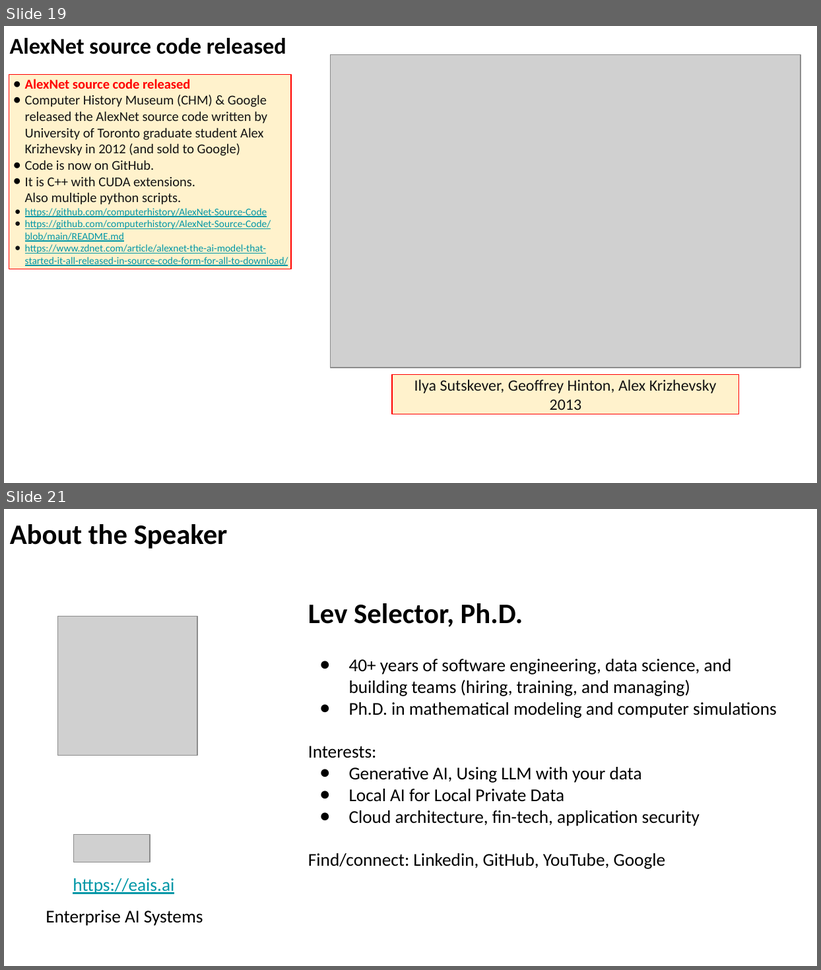
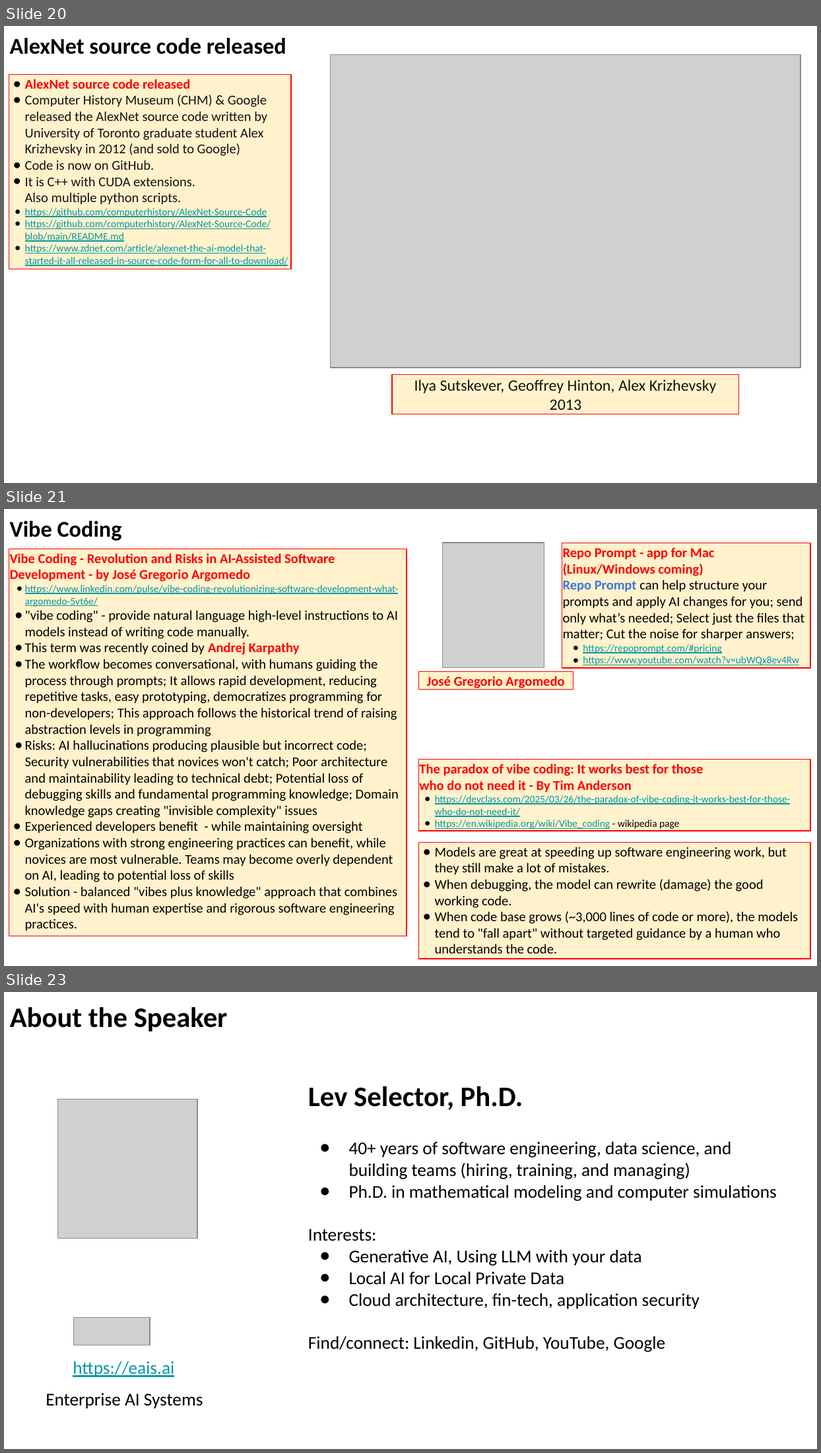
Before and after one commit to lselector/seminar, a slide deck: 2025/2025-03-28-AI-Updates.pptx. Shown one above the other, each under a label of ours: slides 19 and 21 before the commit, slides 20, 21 and 23 after it; the slides between them are not shown. The pictures are 821x970 and 821x1453 pixels, drawn with LibreOffice and Linux fonts; fonts in the diff are those of the drawing; grey boxes stand for pictures. Boxes give left, top, right and bottom in pixels: in the first picture for what was removed or moved away, otherwise in the second. Text is boxed around its words. In the diff, an @@ line names an element or a change of style, - is before the commit and + after.

```diff
--- a/2025/2025-03-28-AI-Updates.pptx
+++ b/2025/2025-03-28-AI-Updates.pptx
@@ slide 21 added at [4, 509, 817, 966], background #FFFFFF @@
@@ text added at [10, 521, 122, 541], 20 pt, text #000000, bold @@
+Vibe Coding
@@ picture added at [442, 543, 544, 667] @@
@@ rectangle added at [562, 543, 811, 668], fill #FFF2CC, outline #FF0000 0.75 pt, 12 pt, text #000000 @@
+Repo Prompt - app for Mac (Linux/Windows coming)
+Repo Prompt can help structure your prompts and apply AI changes for you; send only what’s needed; Select just the files that matter; Cut the noise for sharper answers;
+● https://repoprompt.com/#pricing
+● https://www.youtube.com/watch?v=ubWQx8ev4Rw
@@ rectangle added at [9, 549, 407, 937], fill #FFF2CC, outline #FF0000 0.75 pt, 12 pt, text #000000 @@
+Vibe Coding - Revolution and Risks in AI-Assisted Software Development - by José Gregorio Argomedo
+● https://www.linkedin.com/pulse/vibe-coding-revolutionizing-software-development-what-argomedo-5vt6e/
+● "vibe coding" - provide natural language high-level instructions to AI models instead of writing code manually.
+● This term was recently coined by Andrej Karpathy
+● The workflow becomes conversational, with humans guiding the process through prompts; It allows rapid development, reducing repetitive tasks, easy prototyping, democratizes programming for non-developers; This approach follows the historical trend of raising abstraction levels in programming
+● Risks: AI hallucinations producing plausible but incorrect code; Security vulnerabilities that novices won't catch; Poor architecture and maintainability leading to technical debt; Potential loss of debugging skills and fundamental programming knowledge; Domain knowledge gaps creating "invisible complexity" issues
+● Experienced developers benefit - while maintaining oversight
+● Organizations with strong engineering practices can benefit, while novices are most vulnerable. Teams may become overly dependent on AI, leading to potential loss of skills
+● Solution - balanced "vibes plus knowledge" approach that combines AI's speed with human expertise and rigorous software engineering practices.
@@ rectangle added at [418, 671, 573, 690], fill #FFF2CC, outline #FF0000 0.75 pt, 12 pt, text #FF0000, bold @@
+José Gregorio Argomedo
@@ rectangle added at [418, 759, 811, 831], fill #FFF2CC, outline #FF0000 0.75 pt, 9 pt, text #0097A7, underline @@
+The paradox of vibe coding: It works best for those
+who do not need it - By Tim Anderson
+● https://devclass.com/2025/03/26/the-paradox-of-vibe-coding-it-works-best-for-those-who-do-not-need-it/
+● https://en.wikipedia.org/wiki/Vibe_coding - wikipedia page
@@ rectangle added at [418, 842, 811, 958], fill #FFF2CC, outline #FF0000 0.75 pt, 12 pt, text #000000 @@
+● Models are great at speeding up software engineering work, but they still make a lot of mistakes.
+● When debugging, the model can rewrite (damage) the good working code.
+● When code base grows (~3,000 lines of code or more), the models tend to "fall apart" without targeted guidance by a human who understands the code.
@@ what was slide 19 is now slide 20 @@
@@ what was slide 21 is now slide 23 @@
```
Also in this commit, not shown: 6 slides changed, 1 other slide added.
